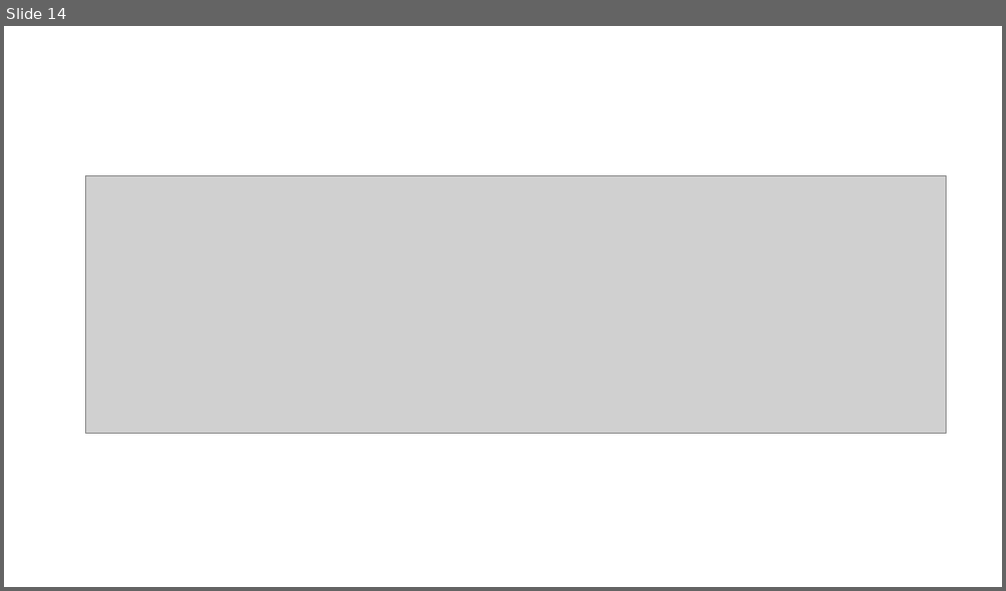
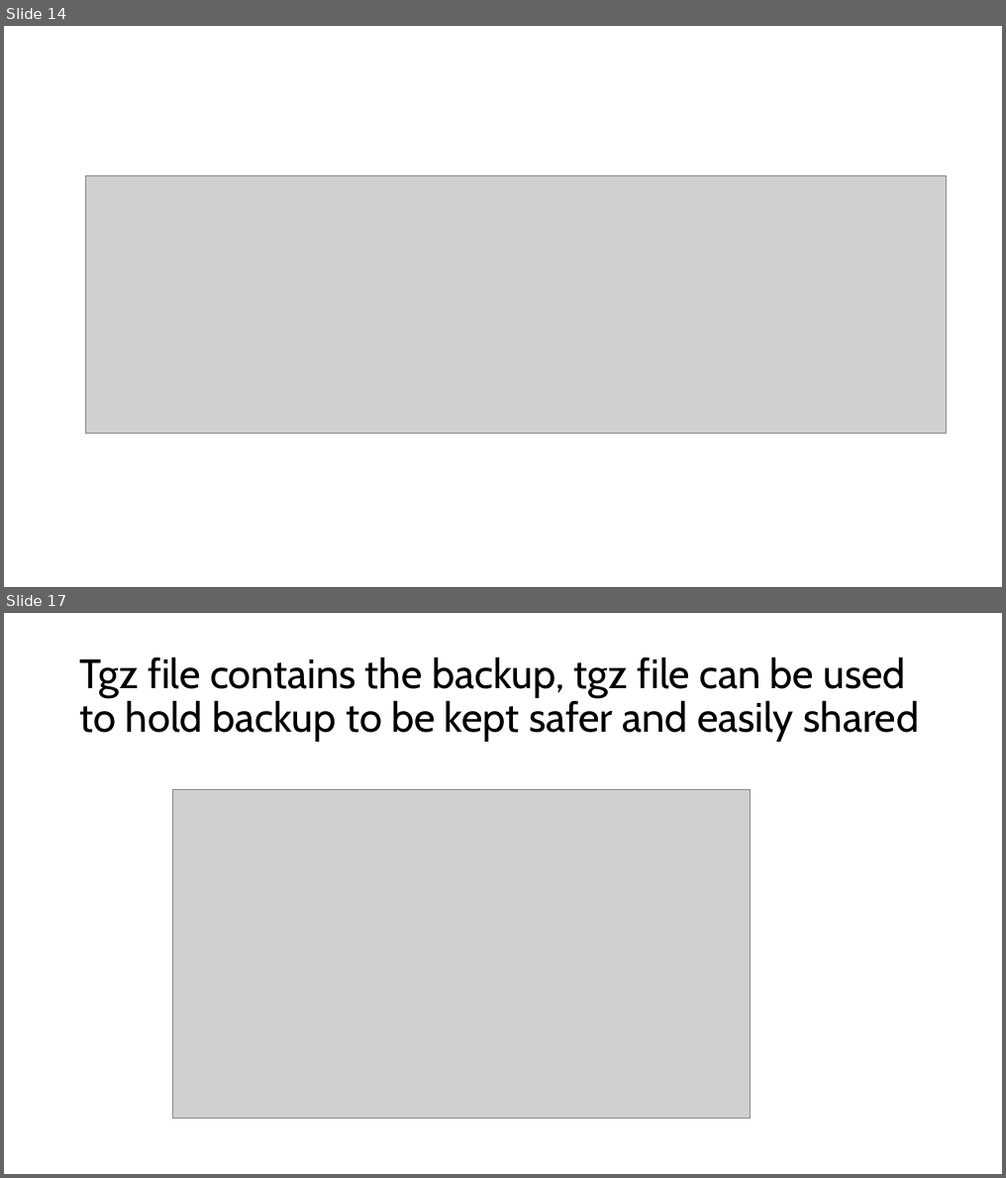
Before and after one commit to PengoPango/401IT_OperatingSystems_repos, a slide deck: 401_OperatingSystems/assignments/LINUX UBUNTU.pptx. Shown one above the other, each under a label of ours: slide 14 before the commit, slides 14 and 17 after it; the slides between them are not shown. The pictures are 1006x591 and 1006x1178 pixels, drawn with LibreOffice and Linux fonts; fonts in the diff are those of the drawing; grey boxes stand for pictures. Boxes give left, top, right and bottom in pixels: in the first picture for what was removed or moved away, otherwise in the second. Text is boxed around its words. In the diff, an @@ line names an element or a change of style, - is before the commit and + after.

```diff
--- a/401_OperatingSystems/assignments/LINUX UBUNTU.pptx
+++ b/401_OperatingSystems/assignments/LINUX UBUNTU.pptx
@@ slide 17 added at <box>4,613,1002,1174</box>, background #FFFFFF @@
@@ title added at <box>80,657,919,742</box>, 39.6 pt, text #000000 @@
+Tgz file contains the backup, tgz file can be used to hold backup to be kept safer and easily shared
@@ picture added at <box>173,789,749,1118</box> @@
```
Also in this commit, not shown: 2 other slides added, 5 other files.
